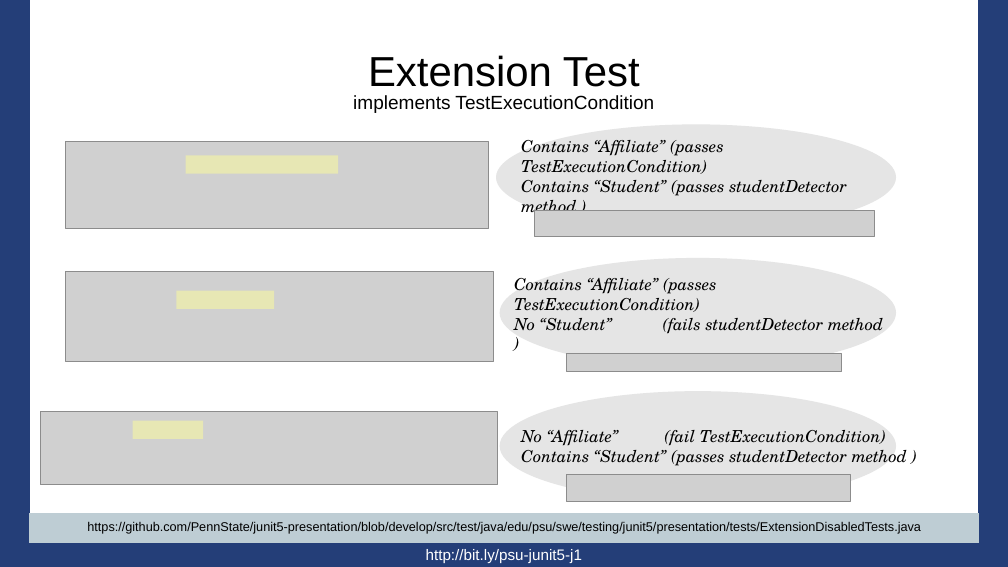
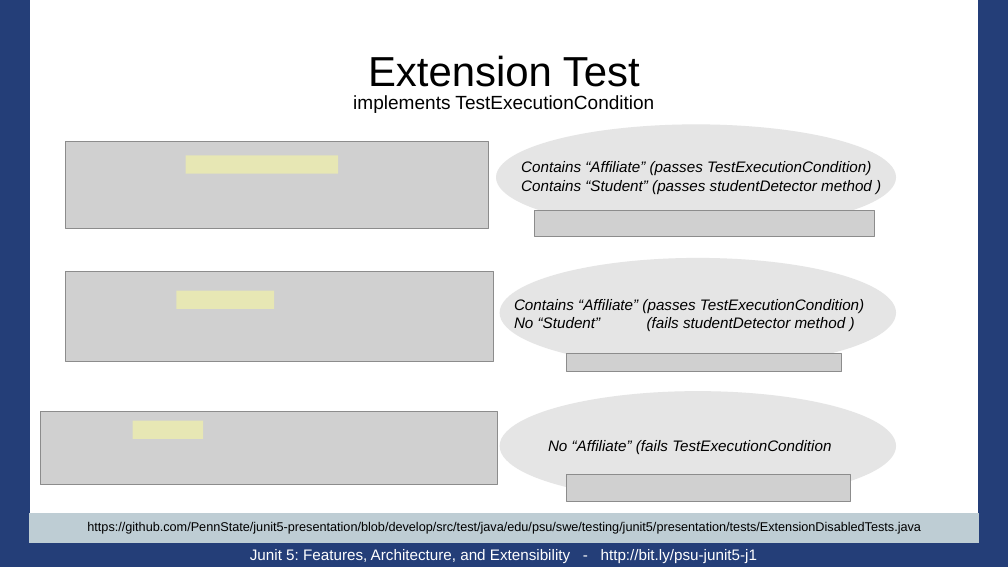
Before and after one commit to PennState/junit5-presentation, a slide deck: slide 49 of src/site/presentation/Junit5_Presentation_JavaOne_2016.odp. Drawn at 1008x567 pixels with LibreOffice and Linux fonts; fonts in the diff are those of the drawing; grey boxes stand for pictures; background and template pictures are left out. Boxes give left, top, right and bottom in pixels: in the first picture for what was removed or moved away, otherwise in the second. Text is boxed around its words. In the diff, an @@ line names an element or a change of style, - is before the commit and + after.

```diff
--- a/src/site/presentation/Junit5_Presentation_JavaOne_2016.odp
+++ b/src/site/presentation/Junit5_Presentation_JavaOne_2016.odp
@@ title "Contains “Affiliate” (passes TestExecutionCondition) Contain ..." at [521, 161, 872, 194]: size 13 to 12 pt, font TeX Gyre Schola to Arial @@
@@ title "Contains “Affiliate” (passes TestExecutionCondition) No ..." at [514, 299, 864, 331]: size 13 to 12 pt, font TeX Gyre Schola to Arial @@
@@ title "Contains “Affiliate” (passes TestExecutionCondition) No ...": place and size @@
-title "Contains “Affiliate” (passes TestExecutionCondition) No ..." at [514, 278, 883, 334]
+title "Contains “Affiliate” (passes TestExecutionCondition) No ..." at [514, 299, 864, 331]
@@ title at [548, 440, 831, 454]: text changed; size 13 to 12 pt; font TeX Gyre Schola to Arial @@
-No “Affiliate” (fail TestExecutionCondition)
-Contains “Student” (passes studentDetector method )
+No “Affiliate” (fails TestExecutionCondition
@@ text at [250, 549, 757, 563]: text changed @@
-http://bit.ly/psu-junit5-j1
+Junit 5: Features, Architecture, and Extensibility - http://bit.ly/psu-junit5-j1
```
Also in this commit, not shown: 70 other slides changed, 4 slides removed.
